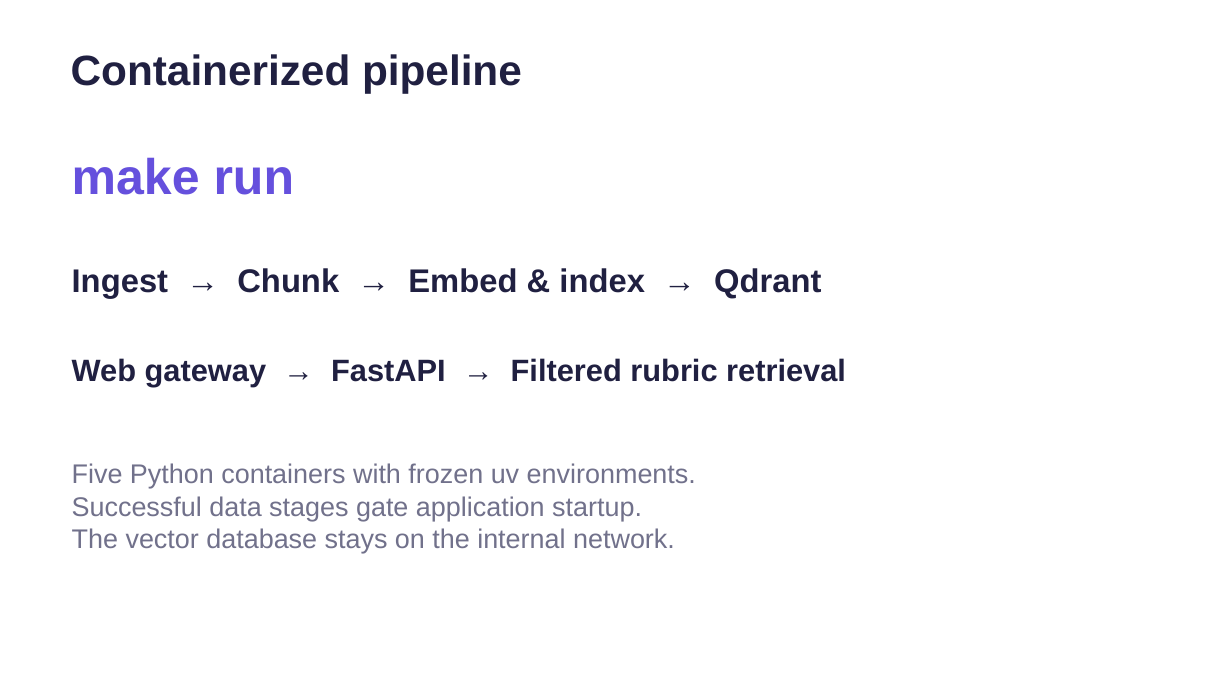
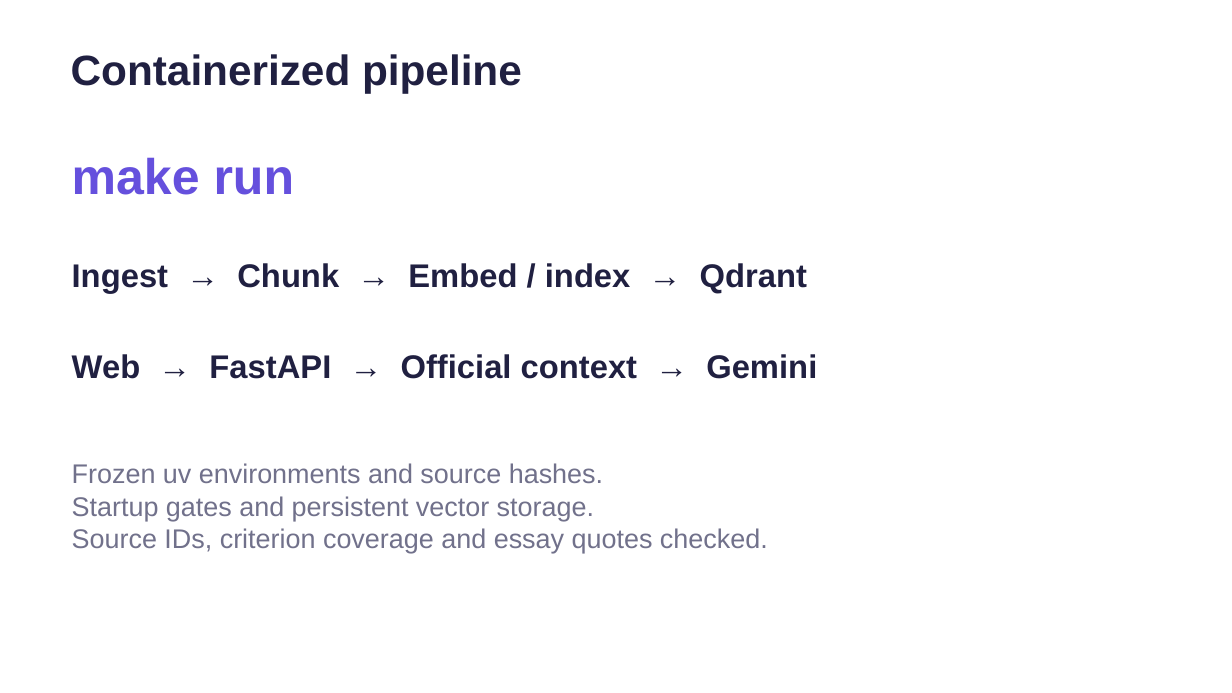
Before and after one commit to dwcqwcqw/stepwise, a slide deck: slide 2 of docs/slides/Stepwise_MS2_Presentation_Final.pptx. Drawn at 1232x693 pixels with LibreOffice and Linux fonts; fonts in the diff are those of the drawing. Boxes give left, top, right and bottom in pixels: in the first picture for what was removed or moved away, otherwise in the second. Text is boxed around its words. In the diff, an @@ line names an element or a change of style, - is before the commit and + after.

Commit message:
Record verified Gemini scoring, complete official RAG, live app evidence and MS2 report

```diff
--- a/docs/slides/Stepwise_MS2_Presentation_Final.pptx
+++ b/docs/slides/Stepwise_MS2_Presentation_Final.pptx
@@ text at (72,263,807,294): text changed @@
-Ingest → Chunk → Embed & index → Qdrant
+Ingest → Chunk → Embed / index → Qdrant
@@ text at (72,354,817,379): text changed; size 24 to 25.5 pt @@
-Web gateway → FastAPI → Filtered rubric retrieval
+Web → FastAPI → Official context → Gemini
@@ text at (72,463,768,553): text changed @@
-Five Python containers with frozen uv environments.
-Successful data stages gate application startup.
-The vector database stays on the internal network.
+Frozen uv environments and source hashes.
+Startup gates and persistent vector storage.
+Source IDs, criterion coverage and essay quotes checked.
```
Also in this commit, not shown: 3 other slides changed, 3 slides added, 3 slides removed, 38 other files.
